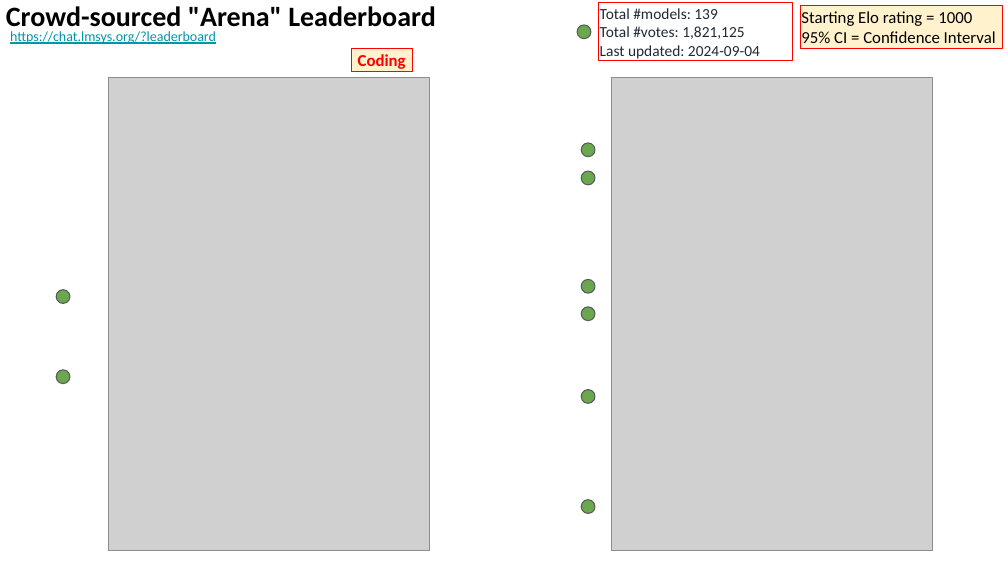
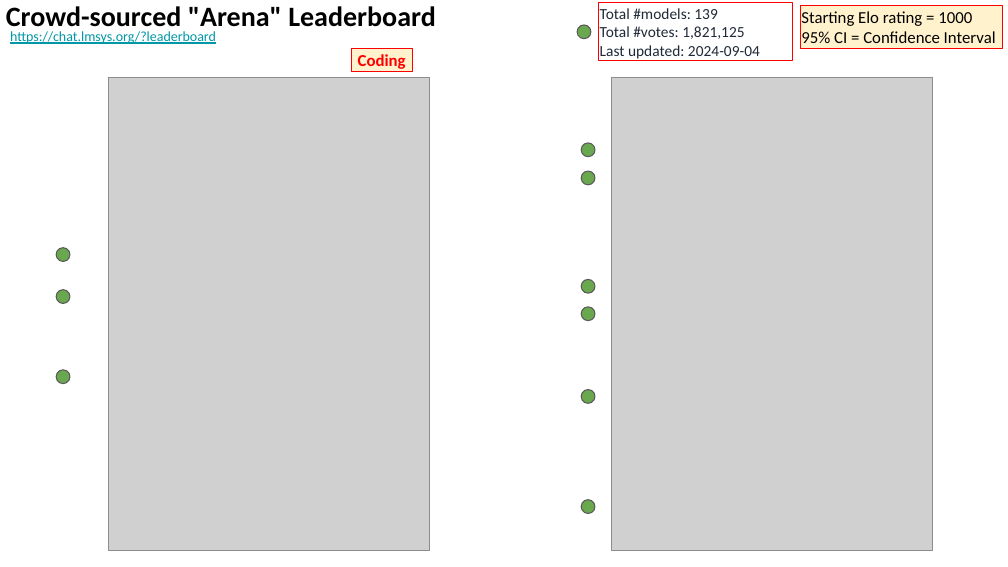
Before and after one commit to lselector/seminar, a slide deck: slide 12 of 2024/2024-09-06-AI-Updates.pptx. Drawn at 1008x567 pixels with LibreOffice and Linux fonts; fonts in the diff are those of the drawing; grey boxes stand for pictures. Boxes give left, top, right and bottom in pixels: in the first picture for what was removed or moved away, otherwise in the second. Text is boxed around its words. In the diff, an @@ line names an element or a change of style, - is before the commit and + after.

```diff
--- a/2024/2024-09-06-AI-Updates.pptx
+++ b/2024/2024-09-06-AI-Updates.pptx
@@ ellipse added at [56,248,71,262], fill #6AA84F, outline #595959 0.75 pt @@
```
Also in this commit, not shown: 5 other slides changed.
